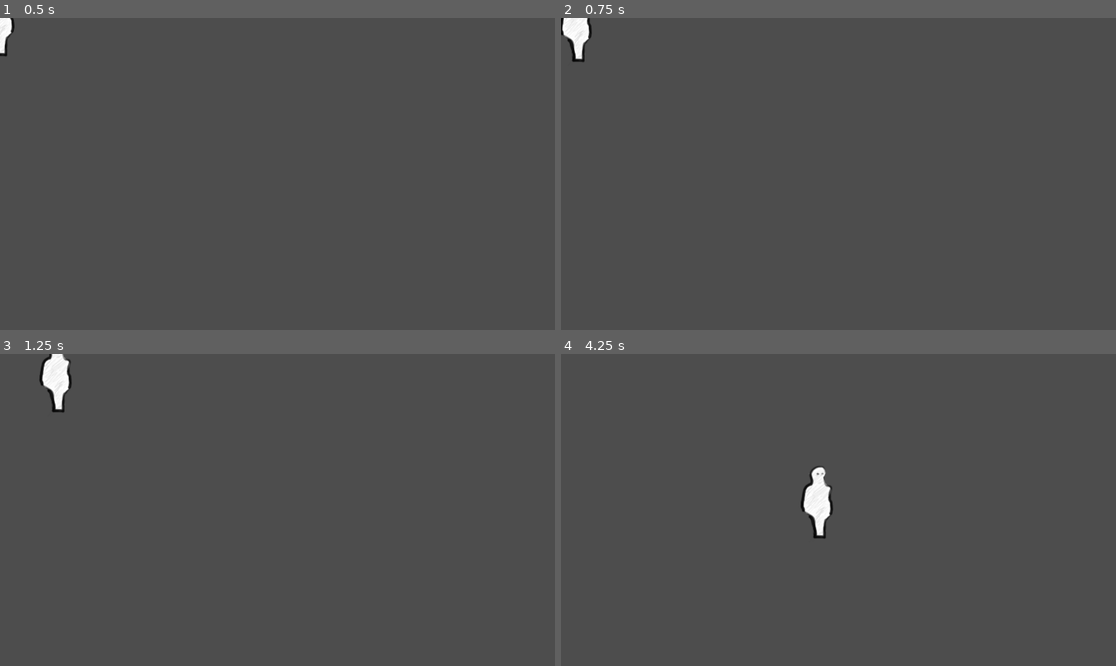
Above: before the commit, frames 1-4 (two rows, left to right).
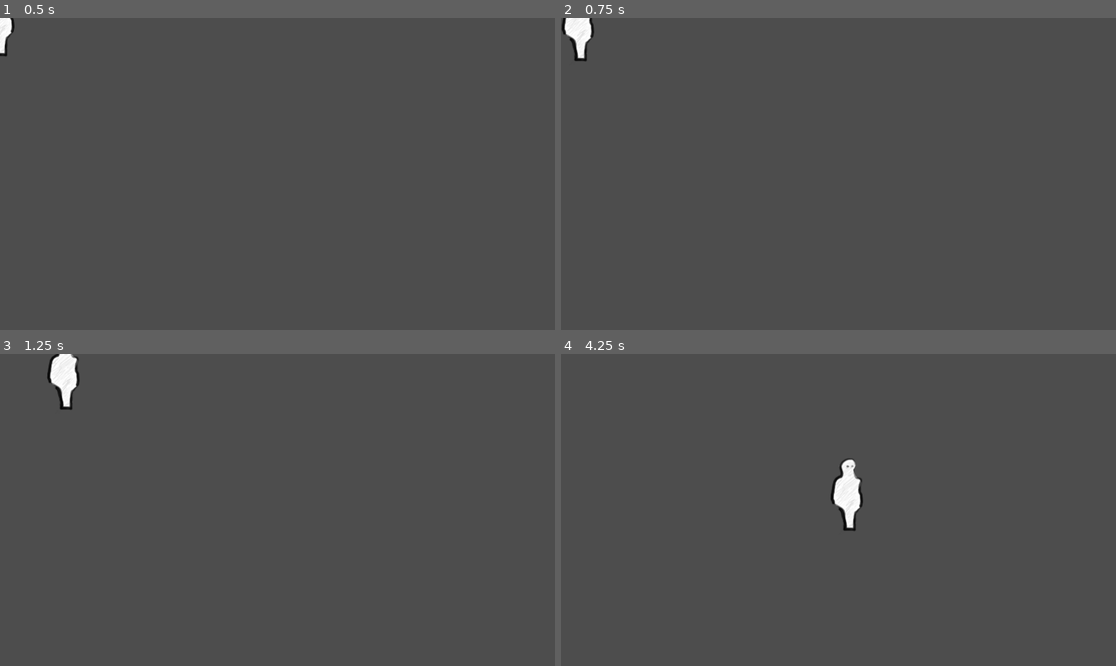
Above: after the commit, the same moments.

Repository: AndreasBurbach/GGJ_MyMask
Game: Godot game, scene res://person.tscn
Same seed, same stepped clock (60 frames per second), same inputs: the game is played once before the commit and once after it. The project has no main scene, so this scene is started directly.
Inputs (mouse positions are in pixels of both pictures, inside the frame that each line leads up to):
- Up to frame 1 (0.5 s): no input
- Up to frame 2 (0.75 s): tap Enter at 0.5 s; move the mouse to (960, 158) at 0.52 s; press the mouse at (960, 158) at 0.53 s
- Up to frame 3 (1.25 s): no input
- Up to frame 4 (4.25 s): move the mouse to (727, 525) at 1.27 s; release the mouse at (727, 525) at 1.28 s; click (727, 525) at 1.35 s; move the mouse to (894, 441) at 2.02 s; press the mouse at (894, 441) at 2.03 s; move the mouse to (810, 572) at 2.77 s; release the mouse at (810, 572) at 2.78 s; click (810, 572) at 2.85 s; move the mouse to (1005, 556) at 3.52 s; press the mouse at (1005, 556) at 3.53 s

Frame 1 is identical in both runs. In frame 2, 0.3% of the frame differs, in the area x 0-7%, y 0-15%; in frame 3, 0.7%; in frame 4, 1.7%, in the area x 43-55%, y 33-60%.

Commit message:
Physics Person

Diff:
--- a/person.gd
+++ b/person.gd
@@ -1,25 +1,37 @@
-extends Node2D
+extends CharacterBody2D
 
-var target := Vector2.ZERO
+@onready var target : Vector2 = position
 @export_range(0, 10, 0.2, "prefer_slider")
-var speed := 3
+var speed := 200
+
 
 func walk(position : Vector2) -> void:
-	target = position - self.position
+	target = position - $WalkPivot.position
+	var dir = target - self.position
+	velocity = dir.normalized() * speed
+
 
 func is_walking() -> bool:
-	return target != Vector2.ZERO
+	return target != position
 
 func _physics_process(delta: float) -> void:
-	var diff = target if target.length() < speed else target.normalized() * speed
-	position += diff
-	target -= diff
+	var diff = target - position
+	if diff != Vector2.ZERO:
+		velocity = diff.normalized() * speed
+		if move_and_slide():
+			target = position
+	if diff.length() < (target - position).length():
+		position = target
+	#var diff = target if target.length() < speed else target.normalized() * speed * delta
+	#position += diff
+	#target -= diff
 
 	if not $Walk.is_playing() and is_walking():
 		$Walk.play("walk")
 	elif $Walk.is_playing() and not is_walking():
 		$Walk.pause()
 
+
 func _unhandled_input(event: InputEvent) -> void:
 	if event.is_action_pressed("Mouse_Left_Click"):
-		walk(get_viewport().get_mouse_position())
+		walk(position + get_local_mouse_position())
--- a/person.tscn
+++ b/person.tscn
@@ -43,7 +43,11 @@
 &"walk": SubResource("Animation_g6f2d")
 }
 
-[node name="Person" type="Node2D" unique_id=344192785]
+[sub_resource type="SegmentShape2D" id="SegmentShape2D_g6f2d"]
+a = Vector2(-6, 74)
+b = Vector2(10, 74)
+
+[node name="Person" type="CharacterBody2D" unique_id=2064254714]
 script = ExtResource("1_3qlke")
 metadata/_edit_group_ = true
 
@@ -65,3 +69,9 @@
 root_node = NodePath("../Container/Body")
 libraries/ = SubResource("AnimationLibrary_aoiax")
 speed_scale = 12.0
+
+[node name="WalkPivot" type="Marker2D" parent="." unique_id=1032119134]
+position = Vector2(3, 70)
+
+[node name="CollisionShape2D" type="CollisionShape2D" parent="." unique_id=1960204126]
+shape = SubResource("SegmentShape2D_g6f2d")
